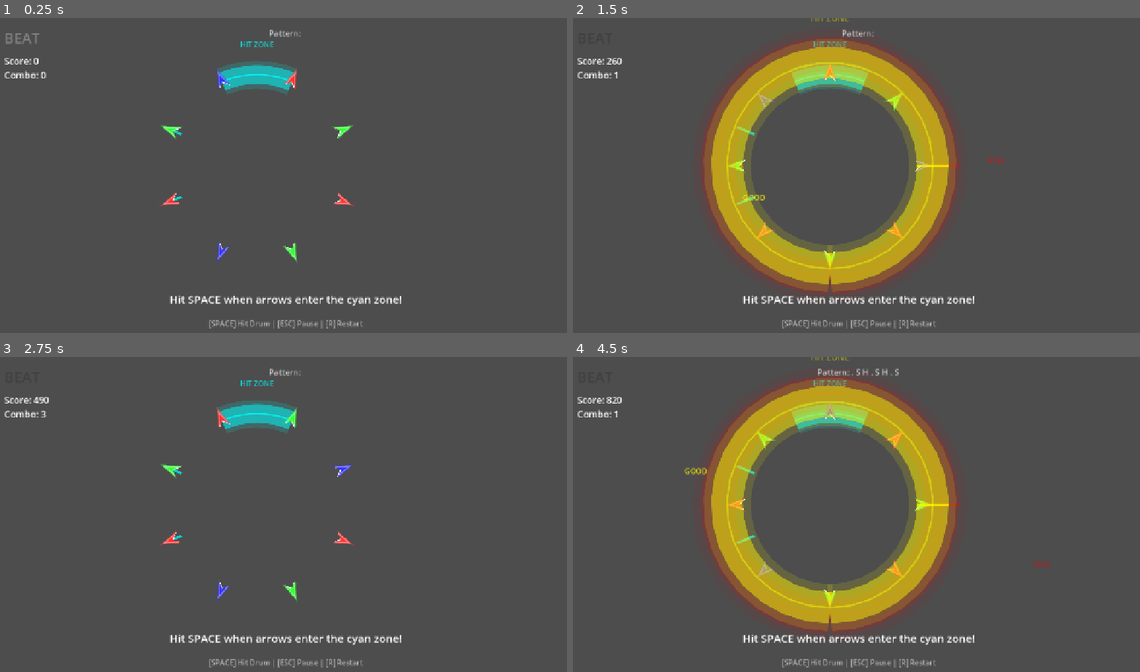
Above: before the commit, frames 1-4 (two rows, left to right).
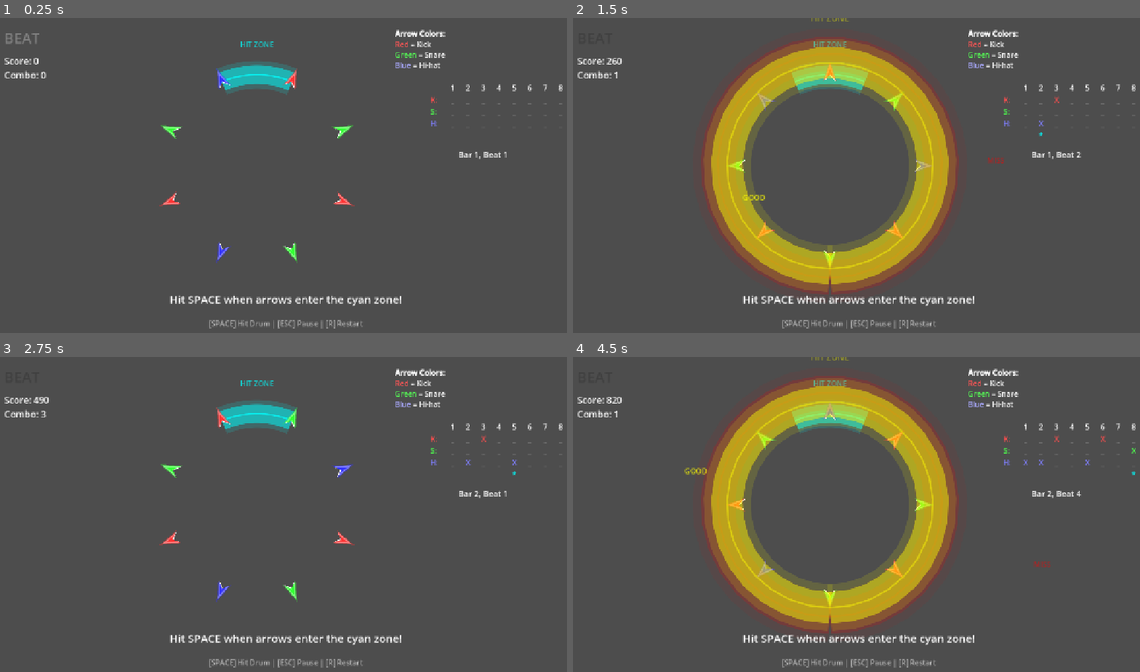
Above: after the commit, the same moments.

Repository: gtodd876/beat-orbit
Game: Godot game, scene res://scenes/game/game.tscn
The game is run twice, just before and just after one commit, with the same random seed, the same clock (stepped at 60 frames per second) and the same inputs.
Inputs (mouse positions are in pixels of both pictures, inside the frame that each line leads up to):
- Up to frame 1 (0.25 s): no input
- Up to frame 2 (1.5 s): tap Space at 0.5, 1.25 s; move the mouse to (986, 166) at 0.52 s; press the mouse at (986, 166) at 0.53 s; move the mouse to (743, 197) at 1.27 s; release the mouse at (743, 197) at 1.28 s; click (743, 197) at 1.35 s
- Up to frame 3 (2.75 s): tap Space at 2 s; move the mouse to (345, 448) at 2.02 s; press the mouse at (345, 448) at 2.03 s
- Up to frame 4 (4.5 s): tap Space at 2.75, 3.5, 4.25 s; move the mouse to (828, 586) at 2.77 s; release the mouse at (828, 586) at 2.78 s; click (828, 586) at 2.85 s; move the mouse to (1032, 571) at 3.52 s; press the mouse at (1032, 571) at 3.53 s; move the mouse to (686, 470) at 4.27 s; release the mouse at (686, 470) at 4.28 s; click (686, 470) at 4.35 s

The runs differ from the first frame. In frame 1, 0.7% of the frame differs, in the area x 29-100%, y 3-60%; in frame 2, 0.8%; in frame 3, 0.7%; in frame 4, 0.9%, in the area x 28-100%, y 3-60%.

Commit message:
finish up step 1

Diff:
--- a/scenes/game/game.tscn
+++ b/scenes/game/game.tscn
@@ -1,9 +1,13 @@
-[gd_scene load_steps=5 format=3 uid="uid://bq5v4npmmltgx"]
+[gd_scene load_steps=9 format=3 uid="uid://bq5v4npmmltgx"]
 
 [ext_resource type="Script" uid="uid://cwlk84px0jcu7" path="res://scripts/game/drum_wheel.gd" id="1_sul5r"]
 [ext_resource type="Script" uid="uid://b67jgv8j4xtj8" path="res://scripts/game/hit_zone_visual.gd" id="2_7h61r"]
 [ext_resource type="PackedScene" uid="uid://cqxykiuk7i18o" path="res://scenes/game/arrow.tscn" id="2_kelw5"]
 [ext_resource type="Script" uid="uid://bwme5j4d5mudu" path="res://scripts/ui/hud.gd" id="3_0sr1o"]
+[ext_resource type="PackedScene" path="res://scenes/ui/pattern_grid.tscn" id="4_pattern_grid"]
+[ext_resource type="AudioStream" uid="uid://do5ook2v5rkeu" path="res://assets/audio/drums/kick/kick2.wav" id="5_bdhmt"]
+[ext_resource type="AudioStream" uid="uid://c25vqpklfjxiq" path="res://assets/audio/drums/snare/snare.wav" id="6_87uf6"]
+[ext_resource type="AudioStream" uid="uid://jy14x4p0iqid" path="res://assets/audio/drums/hithat/hihat.wav" id="7_2a8rs"]
 
 [node name="Game" type="Node2D"]
 
@@ -52,18 +56,48 @@
 text = "Score: 0
 Combo: 0"
 
-[node name="PatternDisplay" type="Label" parent="UI/HUD"]
-layout_mode = 0
-anchor_left = 0.5
-anchor_right = 0.5
-offset_left = -300.0
-offset_top = 20.0
-offset_right = 300.0
-offset_bottom = 80.0
-theme_override_colors/font_color = Color(0.8, 0.8, 0.8, 1)
+[node name="PatternGridContainer" parent="UI/HUD" instance=ExtResource("4_pattern_grid")]
+layout_mode = 1
+anchors_preset = 1
+anchor_left = 1.0
+anchor_right = 1.0
+offset_left = -320.0
+offset_top = 143.0
+offset_right = -20.0
+offset_bottom = 263.0
+grow_horizontal = 0
+
+[node name="PositionLabel" type="Label" parent="UI/HUD"]
+layout_mode = 1
+anchors_preset = 1
+anchor_left = 1.0
+anchor_right = 1.0
+offset_left = -396.0
+offset_top = 287.0
+offset_right = -16.0
+offset_bottom = 317.0
+grow_horizontal = 0
+theme_override_colors/font_color = Color(1, 1, 1, 1)
 theme_override_font_sizes/font_size = 18
-text = "Pattern: "
+text = "Bar 1, Beat 1"
 horizontal_alignment = 1
+
+[node name="LegendLabel" type="RichTextLabel" parent="UI/HUD"]
+layout_mode = 1
+anchors_preset = 1
+anchor_left = 1.0
+anchor_right = 1.0
+offset_left = -400.0
+offset_top = 23.0
+offset_right = -20.0
+offset_bottom = 131.0
+grow_horizontal = 0
+theme_override_font_sizes/normal_font_size = 16
+bbcode_enabled = true
+text = "[b]Arrow Colors:[/b]
+[color=#ff5555]Red[/color] = Kick
+[color=#55ff55]Green[/color] = Snare
+[color=#aaaaff]Blue[/color] = Hi-hat"
 
 [node name="InstructionsLabel" type="Label" parent="UI/HUD"]
 layout_mode = 0
@@ -96,7 +130,10 @@
 [node name="AudioPlayers" type="Node" parent="."]
 
 [node name="KickPlayer" type="AudioStreamPlayer" parent="AudioPlayers"]
+stream = ExtResource("5_bdhmt")
 
 [node name="SnarePlayer" type="AudioStreamPlayer" parent="AudioPlayers"]
+stream = ExtResource("6_87uf6")
 
 [node name="HiHatPlayer" type="AudioStreamPlayer" parent="AudioPlayers"]
+stream = ExtResource("7_2a8rs")
--- /dev/null
+++ b/scenes/ui/pattern_grid.tscn
@@ -0,0 +1,19 @@
+[gd_scene load_steps=2 format=3]
+
+[ext_resource type="Script" path="res://scripts/ui/pattern_grid.gd" id="1_0"]
+
+[node name="PatternGrid" type="VBoxContainer"]
+custom_minimum_size = Vector2(300, 120)
+script = ExtResource("1_0")
+
+[node name="HeaderRow" type="HBoxContainer" parent="."]
+layout_mode = 2
+
+[node name="Spacer" type="Label" parent="HeaderRow"]
+custom_minimum_size = Vector2(30, 20)
+layout_mode = 2
+text = "   "
+
+[node name="GridContainer" type="GridContainer" parent="."]
+layout_mode = 2
+columns = 9
--- a/scripts/game/drum_wheel.gd
+++ b/scripts/game/drum_wheel.gd
@@ -17,7 +17,7 @@
 @export var wheel_radius: float = 200.0
 @export var rotation_speed: float = 1.0  # radians per second
 @export var arrow_count: int = 8
-@export var hit_zone_angle: float = 0.0  # Top of wheel
+@export var hit_zone_angle: float = -PI/2  # Top of wheel (12 o'clock)
 
 # Audio settings
 @export var bpm: float = 120.0
--- a/scripts/game/hit_zone_visual.gd
+++ b/scripts/game/hit_zone_visual.gd
@@ -66,14 +66,7 @@
 		true  # Antialiased
 	)
 
-	# Draw edge markers
-	var start_point_inner = Vector2(0, -(arc_radius - arc_width/2)).rotated(deg_to_rad(start_angle))
-	var start_point_outer = Vector2(0, -(arc_radius + arc_width/2)).rotated(deg_to_rad(start_angle))
-	var end_point_inner = Vector2(0, -(arc_radius - arc_width/2)).rotated(deg_to_rad(end_angle))
-	var end_point_outer = Vector2(0, -(arc_radius + arc_width/2)).rotated(deg_to_rad(end_angle))
-
-	draw_line(start_point_inner, start_point_outer, bright_color, 4.0, true)
-	draw_line(end_point_inner, end_point_outer, bright_color, 4.0, true)
+	# Edge markers removed - they were confusing
 
 	# Draw "HIT ZONE" text
 	var font = ThemeDB.fallback_font
--- a/scripts/ui/hud.gd
+++ b/scripts/ui/hud.gd
@@ -6,7 +6,8 @@
 
 @onready var beat_indicator = $HUD/BeatIndicator
 @onready var score_label = $HUD/ScoreLabel
-@onready var pattern_display = $HUD/PatternDisplay
+@onready var pattern_grid = $HUD/PatternGridContainer
+@onready var position_label = $HUD/PositionLabel
 @onready var controls_label = $HUD/ControlsLabel
 @onready var instructions_label = $HUD/InstructionsLabel
 
@@ -21,6 +22,8 @@
 
 	update_score_display()
 	update_instructions()
+	update_pattern_grid()
+	update_position_label(0)
 
 
 func _on_drum_hit(_drum_type, timing_quality, _beat_position):
@@ -40,8 +43,12 @@
 	update_score_display()
 	show_hit_feedback(timing_quality)
 
+	# Update pattern grid when a hit is registered
+	if timing_quality != "MISS":
+		update_pattern_grid()
 
-func _on_beat_played(_position):
+
+func _on_beat_played(position):
 	# Pulse the beat indicator
 	if beat_indicator:
 		var tween = create_tween()
@@ -50,12 +57,16 @@
 		tween.tween_property(beat_indicator, "modulate", Color(1, 1, 1, 1), 0.05)
 		tween.tween_property(beat_indicator, "modulate", Color(0.5, 0.5, 0.5, 1), 0.2)
 
+	# Update beat cursor position
+	update_beat_cursor(position)
+
+	# Update position label
+	update_position_label(position)
+
 
 func _on_pattern_complete():
-	# Update pattern display with the current pattern
-	var drum_wheel = get_node("/root/Game/DrumWheel")
-	if drum_wheel and pattern_display:
-		pattern_display.text = "Pattern: " + drum_wheel.get_pattern_as_string()
+	# Update pattern grid with the current pattern
+	update_pattern_grid()
 
 
 func update_score_display():
@@ -92,3 +103,26 @@
 		instructions_label.text = "Hit SPACE when arrows enter the cyan zone!"
 	if controls_label:
 		controls_label.text = "[SPACE] Hit Drum | [ESC] Pause | [R] Restart"
+
+
+func update_pattern_grid():
+	var drum_wheel = get_node("/root/Game/DrumWheel")
+	if not drum_wheel or not pattern_grid:
+		return
+
+	pattern_grid.update_pattern(drum_wheel.current_pattern)
+
+
+func update_beat_cursor(position):
+	if pattern_grid:
+		pattern_grid.update_cursor(position)
+
+
+func update_position_label(position):
+	if not position_label:
+		return
+
+	# Calculate bar and beat (1-indexed)
+	var bar = (position / 4) + 1
+	var beat = (position % 4) + 1
+	position_label.text = "Bar %d, Beat %d" % [bar, beat]
--- /dev/null
+++ b/scripts/ui/pattern_grid.gd
@@ -0,0 +1,130 @@
+extends VBoxContainer
+
+# Grid references
+@onready var header_row = $HeaderRow
+@onready var grid_container = $GridContainer
+
+# Visual settings
+@export var empty_text: String = "_"
+@export var hit_text: String = "X"
+@export var cell_size: Vector2 = Vector2(30, 20)
+
+# Colors for different drum types
+@export var kick_color: Color = Color(1, 0.3, 0.3)  # Red
+@export var snare_color: Color = Color(0.3, 1, 0.3)  # Green
+@export var hihat_color: Color = Color(0.5, 0.5, 1)  # Blue
+@export var empty_color: Color = Color(0.5, 0.5, 0.5)  # Gray
+
+# Beat cursor
+var cursor_position: int = 0
+var cursor_labels: Array = []
+
+func _ready():
+	setup_grid()
+
+
+func setup_grid():
+	# Clear existing children
+	for child in header_row.get_children():
+		if child.name != "Spacer":
+			child.queue_free()
+
+	for child in grid_container.get_children():
+		child.queue_free()
+
+	# Create header numbers
+	for i in range(8):
+		var num_label = Label.new()
+		num_label.text = str(i + 1)
+		num_label.custom_minimum_size = cell_size
+		num_label.add_theme_font_size_override("font_size", 16)
+		num_label.horizontal_alignment = HORIZONTAL_ALIGNMENT_CENTER
+		header_row.add_child(num_label)
+
+	# Create grid cells
+	# Row labels
+	var drums = ["K:", "S:", "H:"]
+	var drum_colors = [kick_color, snare_color, hihat_color]
+
+	for row in range(3):
+		# Add row label
+		var row_label = Label.new()
+		row_label.text = drums[row]
+		row_label.custom_minimum_size = Vector2(30, 20)
+		row_label.modulate = drum_colors[row]
+		row_label.add_theme_font_size_override("font_size", 16)
+		grid_container.add_child(row_label)
+
+		# Add cells for each beat
+		for col in range(8):
+			var cell = Label.new()
+			cell.text = empty_text
+			cell.custom_minimum_size = cell_size
+			cell.horizontal_alignment = HORIZONTAL_ALIGNMENT_CENTER
+			cell.vertical_alignment = VERTICAL_ALIGNMENT_CENTER
+			cell.modulate = empty_color
+			cell.add_theme_font_size_override("font_size", 16)
+			cell.name = "Cell_%d_%d" % [row, col]
+			grid_container.add_child(cell)
+
+	# Create cursor row
+	var cursor_spacer = Label.new()
+	cursor_spacer.custom_minimum_size = Vector2(30, 20)
+	grid_container.add_child(cursor_spacer)
+
+	cursor_labels.clear()
+	for col in range(8):
+		var cursor_label = Label.new()
+		cursor_label.text = ""
+		cursor_label.custom_minimum_size = cell_size
+		cursor_label.horizontal_alignment = HORIZONTAL_ALIGNMENT_CENTER
+		cursor_label.modulate = Color(0, 1, 1)  # Cyan
+		cursor_label.add_theme_font_size_override("font_size", 16)
+		grid_container.add_child(cursor_label)
+		cursor_labels.append(cursor_label)
+
+
+func update_pattern(pattern: Array):
+	for beat_idx in range(pattern.size()):
+		var has_kick = false
+		var has_snare = false
+		var has_hihat = false
+
+		for drum_type in pattern[beat_idx]:
+			match drum_type:
+				0:  # KICK
+					has_kick = true
+				1:  # SNARE
+					has_snare = true
+				2:  # HIHAT
+					has_hihat = true
+
+		# Update kick cell
+		var kick_cell = grid_container.get_node_or_null("Cell_0_%d" % beat_idx)
+		if kick_cell:
+			kick_cell.text = hit_text if has_kick else empty_text
+			kick_cell.modulate = kick_color if has_kick else empty_color
+
+		# Update snare cell
+		var snare_cell = grid_container.get_node_or_null("Cell_1_%d" % beat_idx)
+		if snare_cell:
+			snare_cell.text = hit_text if has_snare else empty_text
+			snare_cell.modulate = snare_color if has_snare else empty_color
+
+		# Update hihat cell
+		var hihat_cell = grid_container.get_node_or_null("Cell_2_%d" % beat_idx)
+		if hihat_cell:
+			hihat_cell.text = hit_text if has_hihat else empty_text
+			hihat_cell.modulate = hihat_color if has_hihat else empty_color
+
+
+func update_cursor(position: int):
+	cursor_position = position
+
+	# Clear all cursor labels
+	for i in range(cursor_labels.size()):
+		cursor_labels[i].text = ""
+
+	# Set cursor at current position
+	if position >= 0 and position < cursor_labels.size():
+		cursor_labels[position].text = "*"
Not shown, added: scripts/ui/pattern_grid.gd.uid
